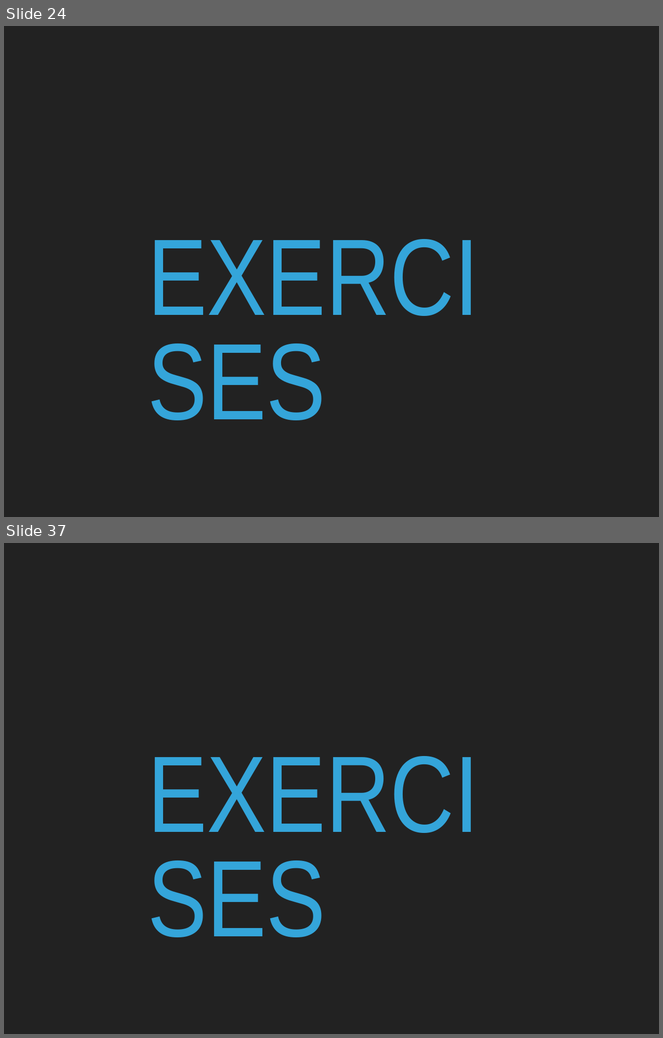
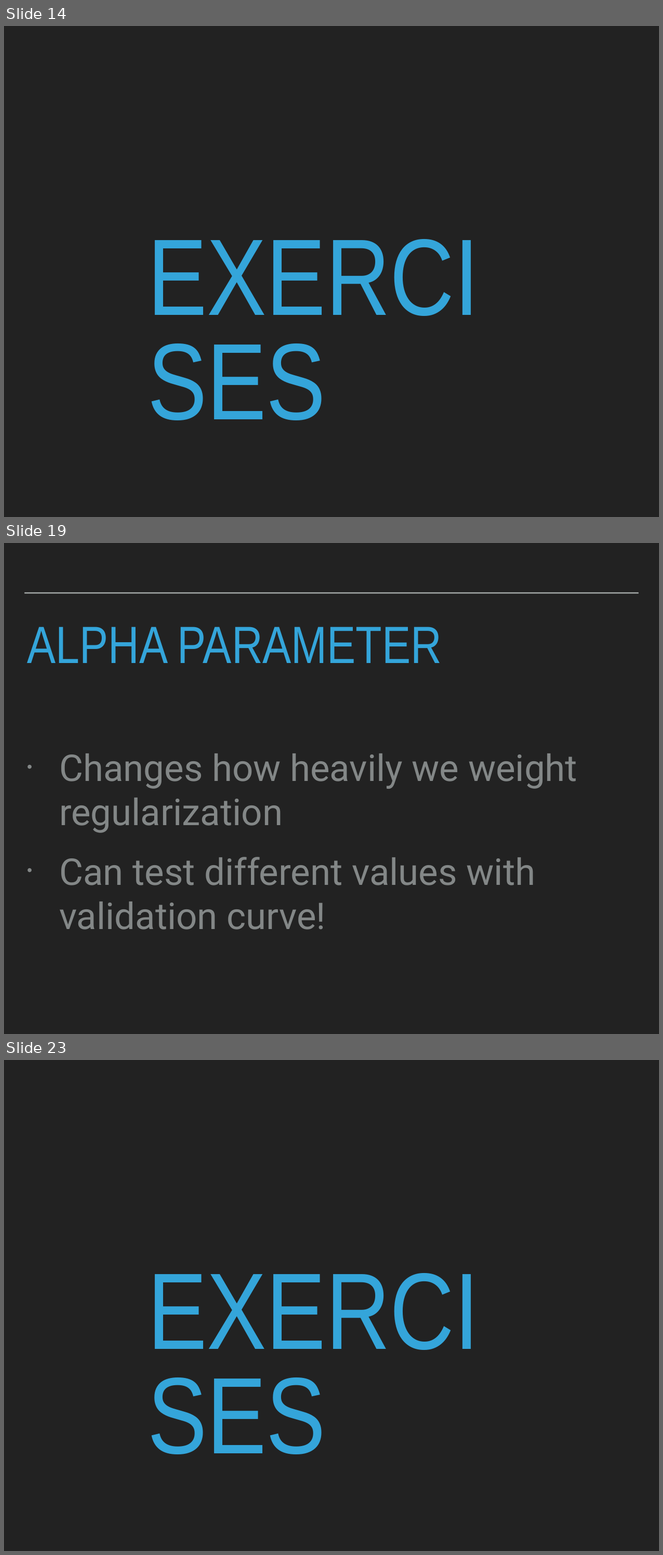
Before and after one commit to patricks1/noble-machine-learning, a slide deck: Session3/Session3_Slides.pptx. Shown one above the other, each under a label of ours: slides 24 and 37 before the commit, slides 14, 19 and 23 after it; the slides between them are not shown. The pictures are 663x1038 and 663x1555 pixels, drawn with LibreOffice and Linux fonts; fonts in the diff are those of the drawing. Boxes give left, top, right and bottom in pixels: in the first picture for what was removed or moved away, otherwise in the second. Text is boxed around its words. In the diff, an @@ line names an element or a change of style, - is before the commit and + after.

```diff
--- a/Session3/Session3_Slides.pptx
+++ b/Session3/Session3_Slides.pptx
@@ slide 19 added at (x1=4, y1=543, x2=659, y2=1034), background #222222 @@
@@ line added from (24, 593) to (639, 593), #A6AAA9 2 pt @@
@@ title added at (x1=27, y1=627, x2=442, y2=663), 82 pt, text #34A5DA @@
+ALPHA PARAMETER
@@ text added at (x1=59, y1=754, x2=578, y2=930), 57.6 pt, text #838787 @@
+• Changes how heavily we weight regularization
+• Can test different values with validation curve!
@@ what was slide 24 is now slide 14 @@
@@ what was slide 37 is now slide 23 @@
```
Also in this commit, not shown: 4 slides changed, 24 other slides added, 38 slides removed, 4 other files.
